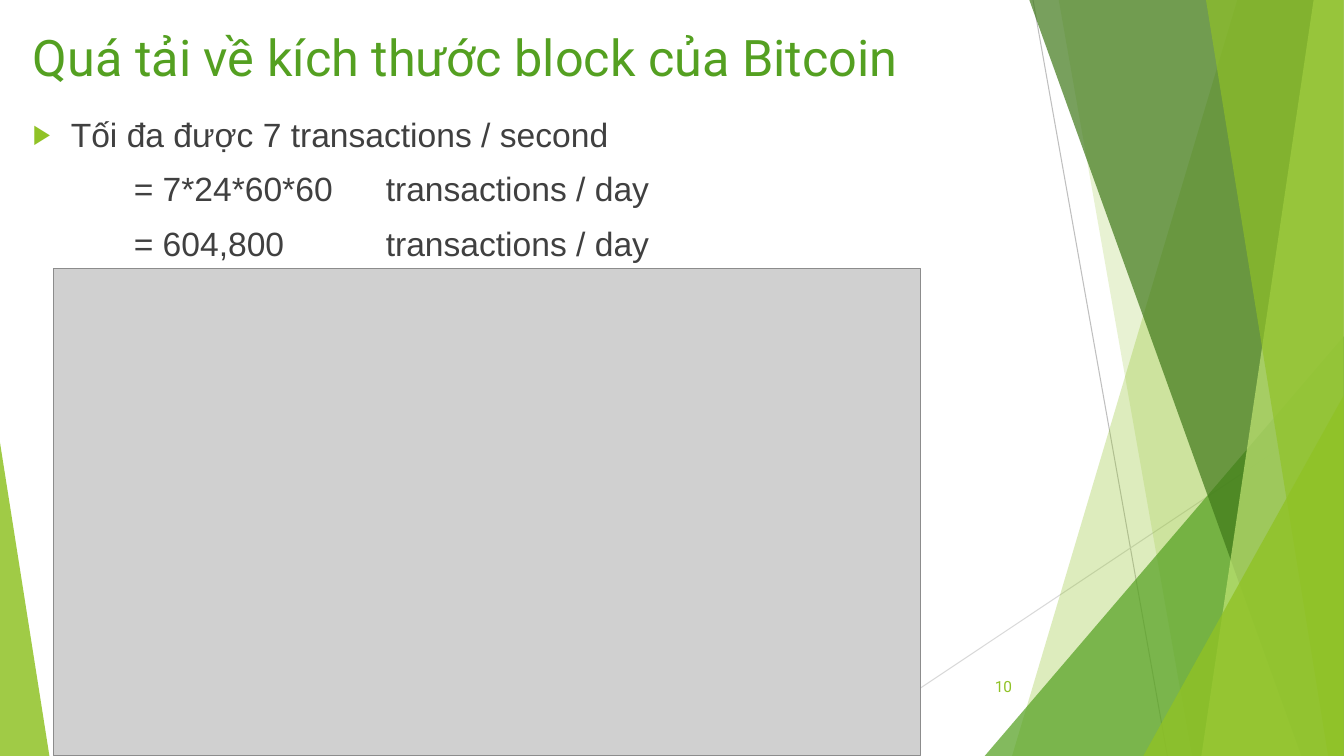
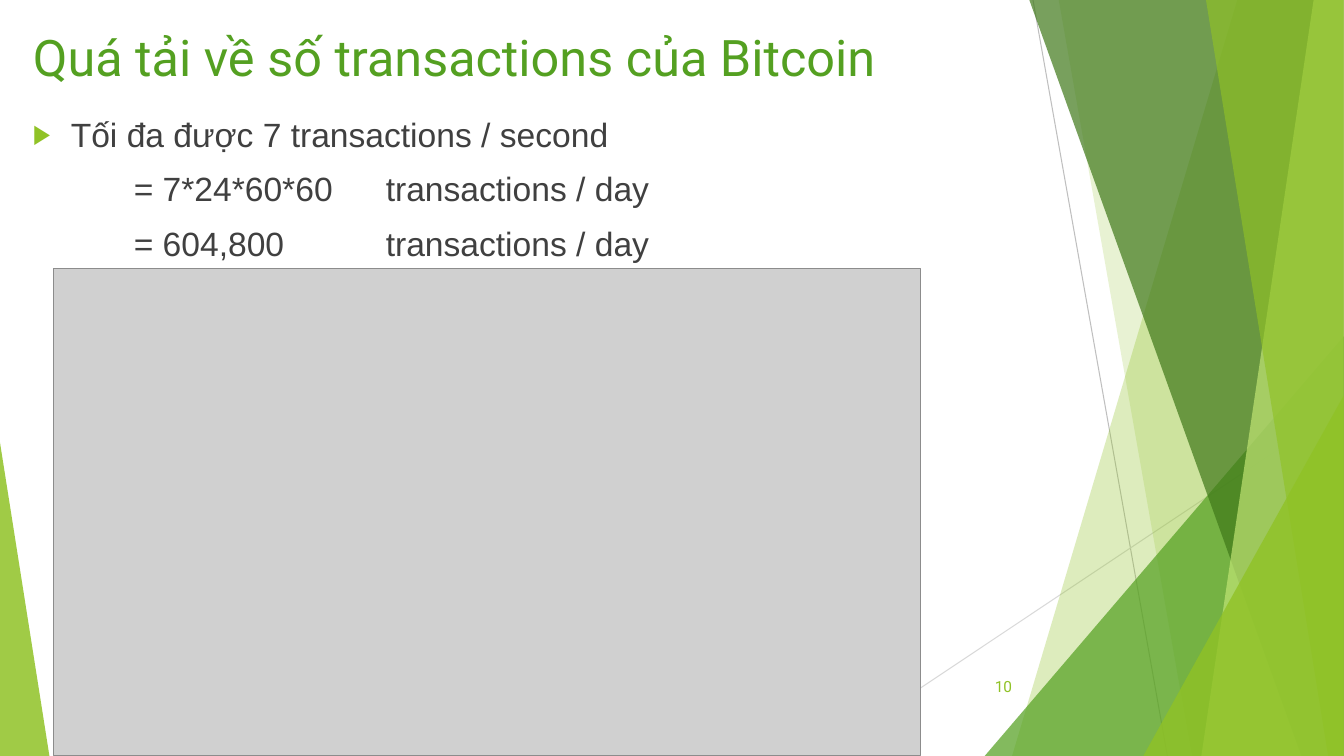
Before and after one commit to bku-blockchain/factom-research, a slide deck: slide 10 of docs/factom.pptx. Drawn at 1344x756 pixels with LibreOffice and Linux fonts; fonts in the diff are those of the drawing; grey boxes stand for pictures. Boxes give left, top, right and bottom in pixels: in the first picture for what was removed or moved away, otherwise in the second. Text is boxed around its words. In the diff, an @@ line names an element or a change of style, - is before the commit and + after.

```diff
--- a/docs/factom.pptx
+++ b/docs/factom.pptx
@@ text at (x1=33, y1=34, x2=875, y2=82): text changed @@
-Quá tải về kích thước block của Bitcoin
+Quá tải về số transactions của Bitcoin
```
Also in this commit, not shown: 1 other slide changed, 12 slides added, 6 other files.
